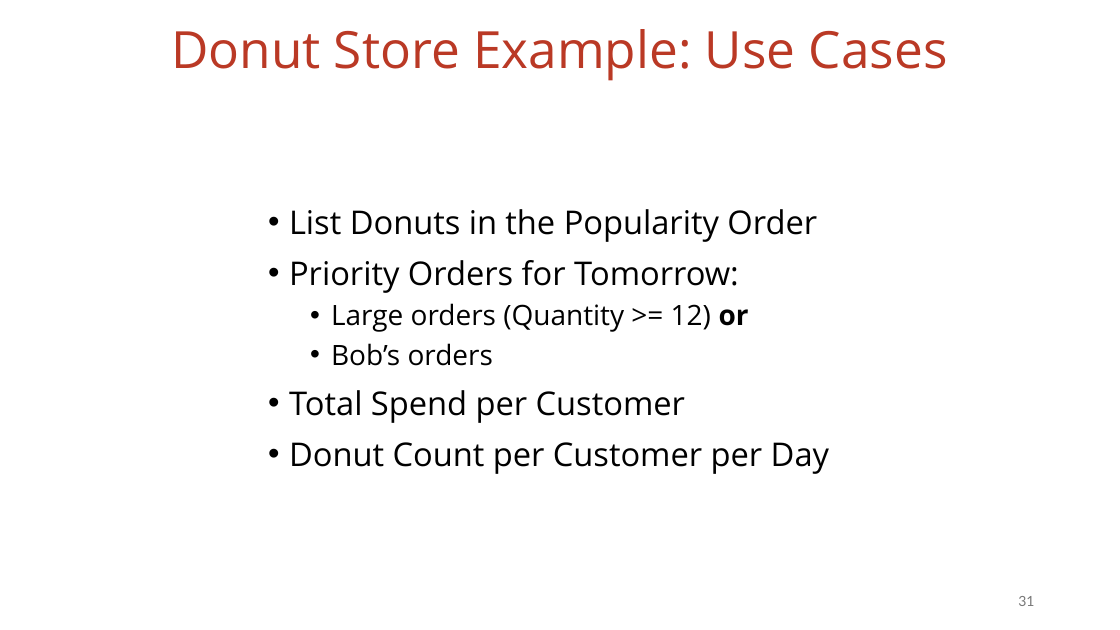
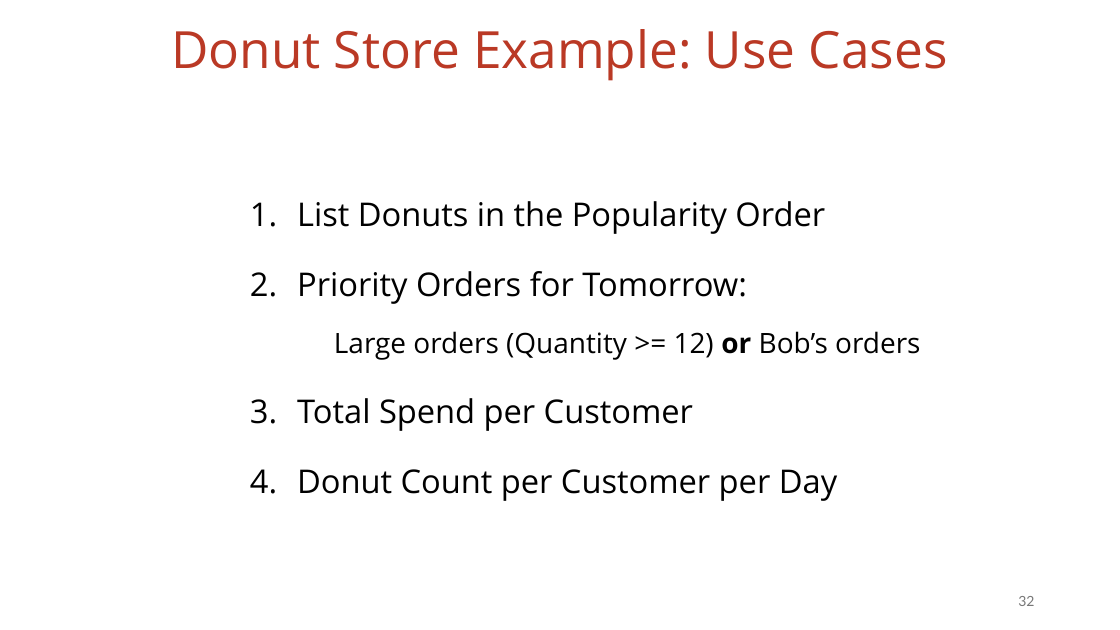
Before and after one commit to vmzakharov/missing-dataframe-talk, a slide deck: slide 32 of presentation/Missing_Dataframe_Long.pptx (slide 31 before the commit). Drawn at 1120x630 pixels with LibreOffice and Linux fonts; fonts in the diff are those of the drawing. Boxes give left, top, right and bottom in pixels: in the first picture for what was removed or moved away, otherwise in the second. Text is boxed around its words. In the diff, an @@ line names an element or a change of style, - is before the commit and + after.

Commit message:
rearranges code examples

```diff
--- a/presentation/Missing_Dataframe_Long.pptx
+++ b/presentation/Missing_Dataframe_Long.pptx
@@ text "List Donuts in the Popularity ...": place and size @@
-text "List Donuts in the Popularity ..." at (289,209,829,474)
+text "List Donuts in the Popularity ..." at (297,201,920,501)
@@ text at (297,201,837,501): bullet • to 1.; line spacing 1 to 1.5 @@
@@ text at (334,331,920,360): text changed @@
-  • Large orders (Quantity >= 12) or
-  • Bob’s orders
+    Large orders (Quantity >= 12) or Bob’s orders
@@ page number at (1018,596,1034,606): text changed @@
-31
+32
```
Also in this commit, not shown: 3 other slides changed, 5 slides added, 1 slide removed, 1 other file.
